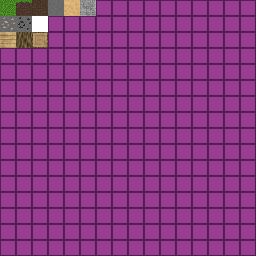
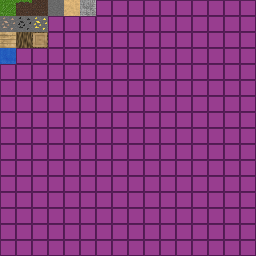
Revision of a layered 256×256 image; what changed, layer by layer:
renamed "Background" to "atlas.png", painted on it over (x1=0, y1=16, x2=48, y2=64)
